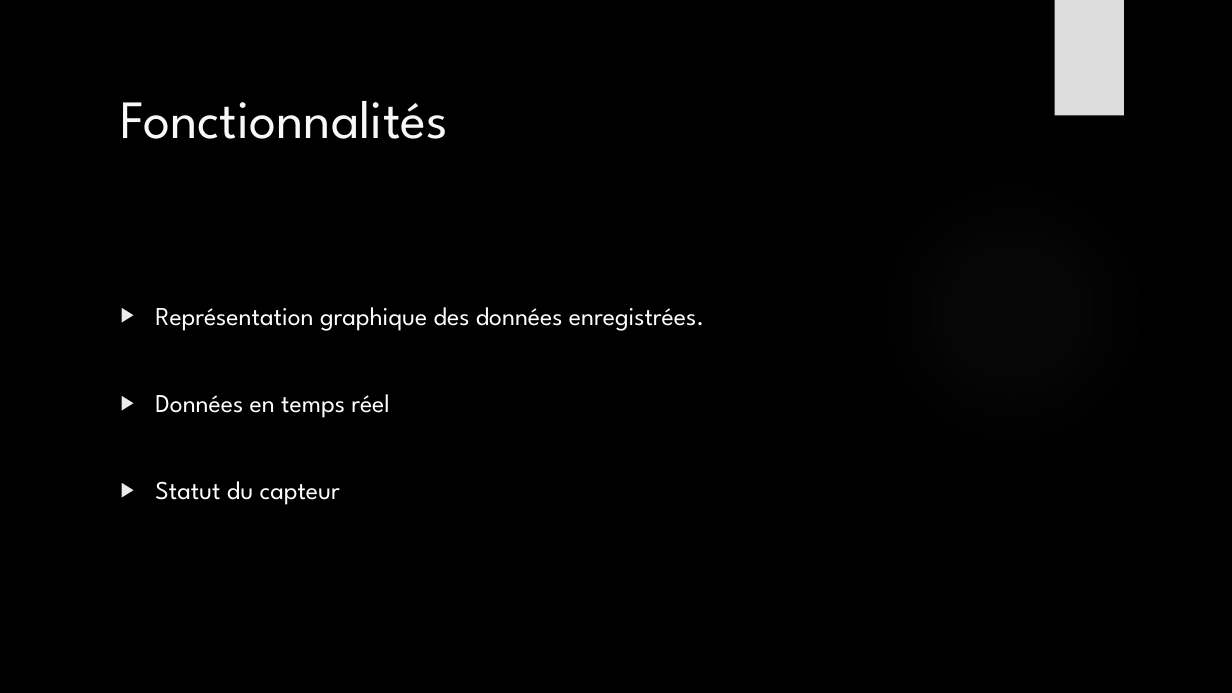
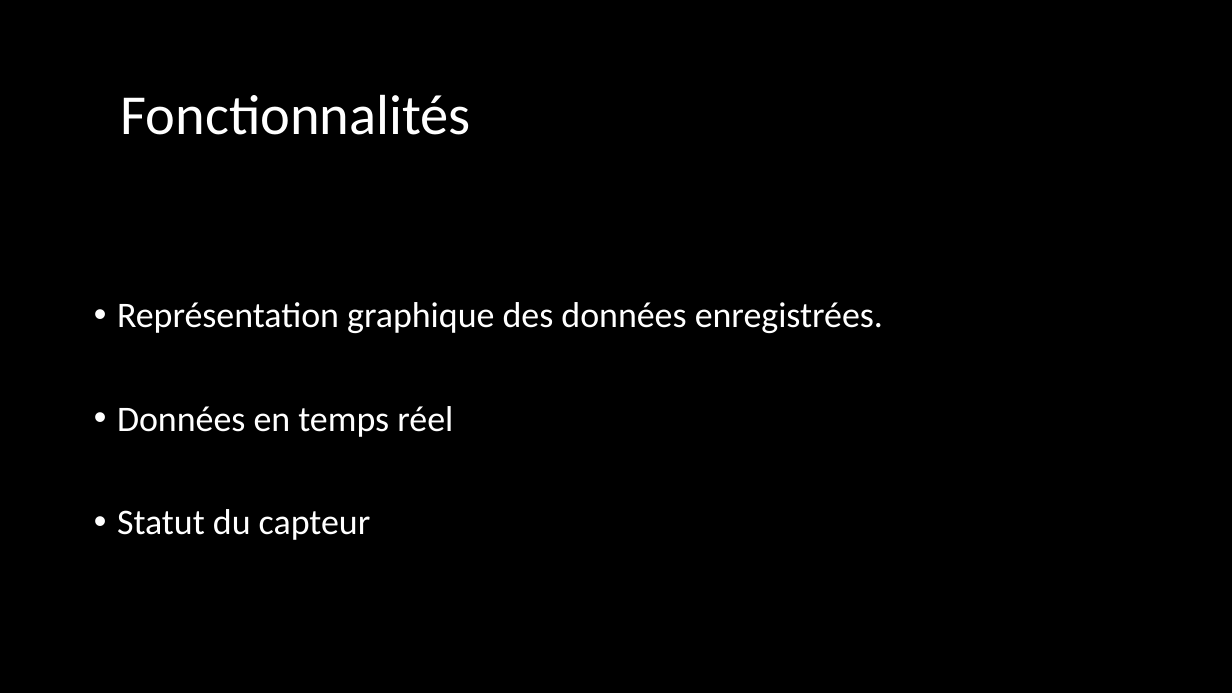
Before and after one commit to julesstahli/Yoctopuce, a slide deck: slide 10 of documentation/Yoctopuce.pptx (slide 8 before the commit). Drawn at 1232x693 pixels with LibreOffice and Linux fonts; fonts in the diff are those of the drawing; background and template pictures are left out. Boxes give left, top, right and bottom in pixels: in the first picture for what was removed or moved away, otherwise in the second. Text is boxed around its words. In the diff, an @@ line names an element or a change of style, - is before the commit and + after.

```diff
--- a/documentation/Yoctopuce.pptx
+++ b/documentation/Yoctopuce.pptx
@@ rectangle removed at bbox=[1055, 0, 1124, 116] @@
@@ title "Fonctionnalités" at bbox=[121, 94, 471, 135]: size 42 to 44 pt, font League Spartan to Calibri, text colour #F8F8F8 to #FFFFFF; line spacing 1 to 0.9 @@
@@ ellipse removed at bbox=[870, 169, 1154, 454] @@
@@ text "Représentation graphique des données enregistrées.": place and size @@
-text "Représentation graphique des données enregistrées." at bbox=[155, 307, 704, 505]
+text "Représentation graphique des données enregistrées." at bbox=[117, 302, 883, 540]
@@ text "Représentation graphique des données enregistrées." at bbox=[117, 302, 883, 540]: size 20 to 28 pt, font League Spartan to Calibri; bullet ▶ to •; line spacing 1 to 0.9 @@
```
Also in this commit, not shown: 8 other slides changed, 4 slides added, 2 slides removed.
